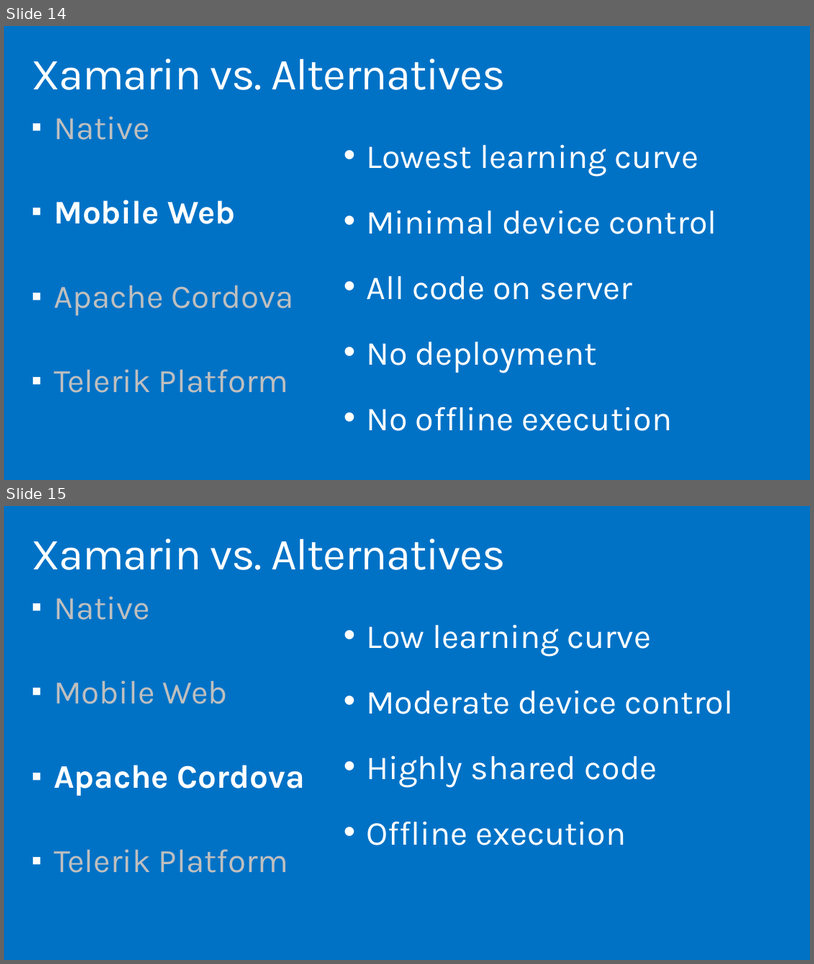
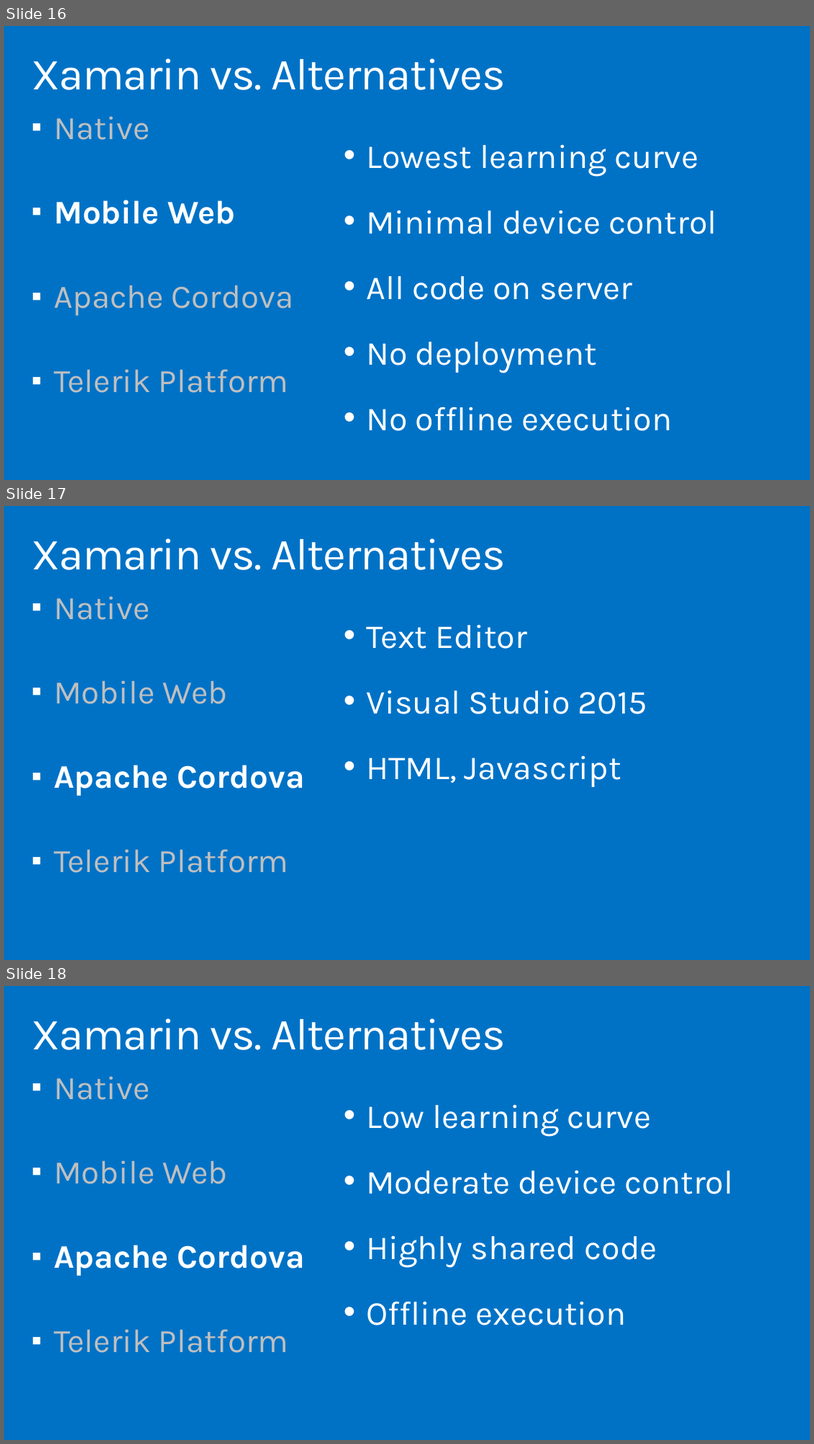
Before and after one commit to cledotnet/Xamarin.Forms, a slide deck: doc/Cross-Platform with Xamarin.pptx. Shown one above the other, each under a label of ours: slides 14 and 15 before the commit, slides 16, 17 and 18 after it. The pictures are 814x964 and 814x1444 pixels, drawn with LibreOffice and Linux fonts; fonts in the diff are those of the drawing; background and template pictures are left out. Boxes give left, top, right and bottom in pixels: in the first picture for what was removed or moved away, otherwise in the second. Text is boxed around its words. In the diff, an @@ line names an element or a change of style, - is before the commit and + after.

```diff
--- a/doc/Cross-Platform with Xamarin.pptx
+++ b/doc/Cross-Platform with Xamarin.pptx
@@ slide 17 added at [4, 506, 810, 960], background #0072C6 @@
@@ title added at [31, 538, 505, 570], 52.9 pt, text #FFFFFF @@
+Xamarin vs. Alternatives
@@ text added at [54, 596, 305, 872], 39.2 pt, text #BFBFBF @@
+▪ Native
+▪ Mobile Web
+▪ Apache Cordova
+▪ Telerik Platform
@@ text added at [366, 625, 648, 787], 40 pt, text #FFFFFF @@
+• Text Editor
+• Visual Studio 2015
+• HTML, Javascript
@@ what was slide 14 is now slide 16 @@
@@ what was slide 15 is now slide 18 @@
```
Also in this commit, not shown: 1 slide changed, 3 other slides added.
